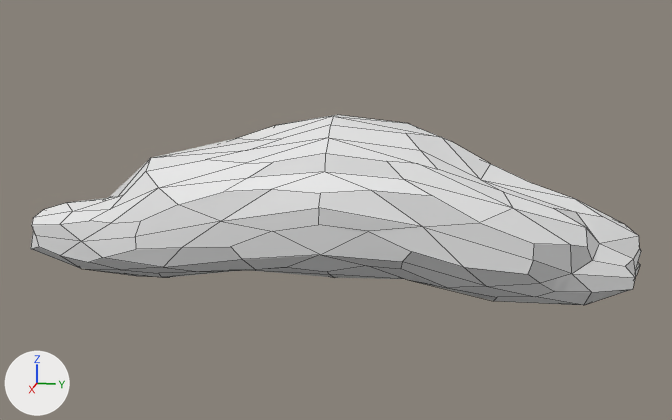
Renders of the FBX model Assets/models/cloud-2.fbx from each side of a commit.
The view is the same before and after, from a 50 mm lens placed at (14.1, 2.76, 3.94), pointed at (0.02, -0.06, 0.42). Every picture has the same lights, and +X, +Y and +Z are marked at lower left. Mesh edges are drawn as thin lines.
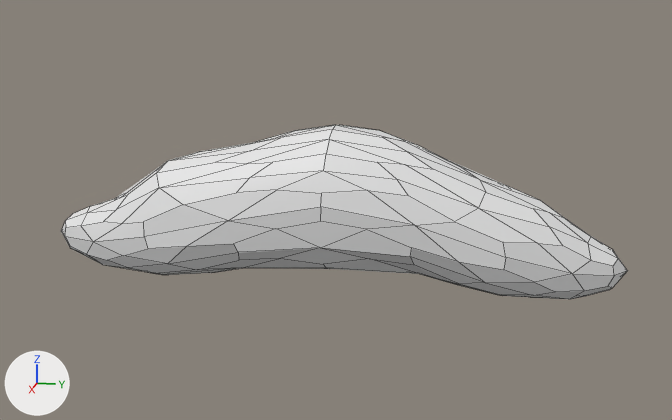
The edits, one by one:
me_icosphere is used by ob_icosphere_001; location (0.0, 0.0, 0.53); scale (1.0, 4.73, 1.0).
me_icosphere had 242 vertices, 240 faces and spanned x -1.05..1.16, y -1.13..0.98, z -1.42..1.38.
me_icosphere now has 242 vertices, 240 faces and spans x -97.07..101.5, y -134.65..124.72, z -93.83..101.87.
me_icosphere part 1: 242 of 242 vertices moved; they spanned x -1.05..1.16, y -1.13..0.98, z -1.42..1.38 and now span x -97.07..101.5, y -134.65..124.72, z -93.83..101.87; mean shift (0.04, -34.09, 3.5); largest move (-0.07, 0.73, -1.42) -> (-5.97, -134.65, -71.97).
Object 'Icosphere.001' (ob_icosphere_001) turns from (0, 0, 0) to (90, 0, 0) degrees about x, y and z.
Object 'Icosphere.001' (ob_icosphere_001) is rescaled from (1.0, 4.73, 1.0) to (0.01, 0.01, 0.0473).

Boxes (x1, y1, x2, y2) around the edits, measured in the pictures (672 x 420 px):
'Icosphere.001', reshaped, turned, rescaled: before (31, 115, 641, 305); after (61, 125, 628, 299)
